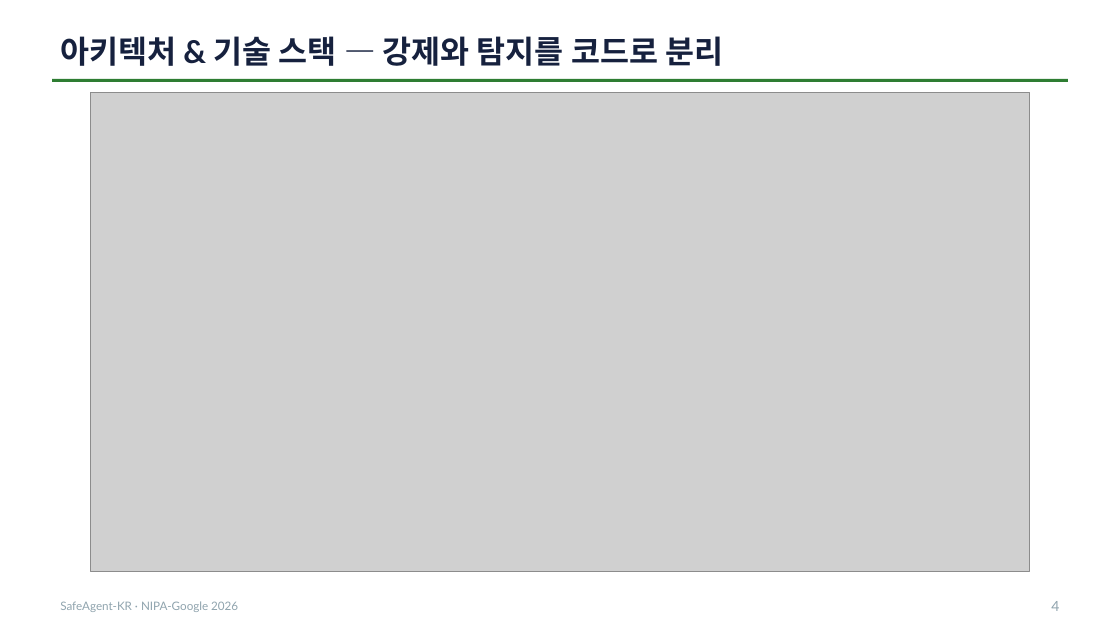
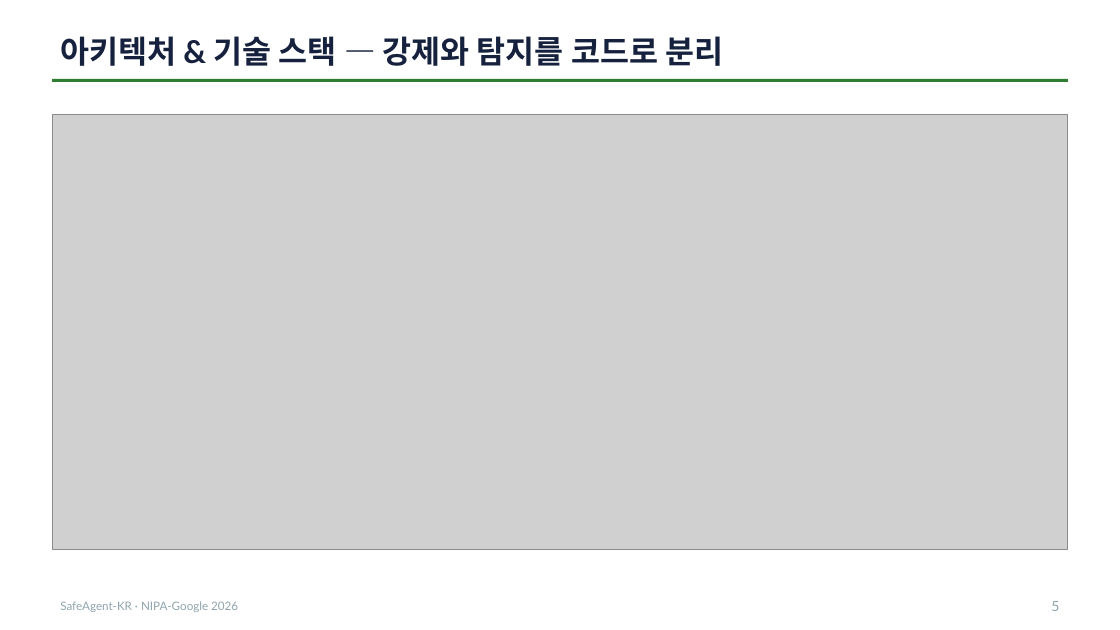
Before and after one commit to seok-hee97/garim-guard, a slide deck: slide 5 of report/발표자료.pptx (slide 4 before the commit). Drawn at 1120x630 pixels with LibreOffice and Linux fonts; fonts in the diff are those of the drawing; grey boxes stand for pictures. Boxes give left, top, right and bottom in pixels: in the first picture for what was removed or moved away, otherwise in the second. Text is boxed around its words. In the diff, an @@ line names an element or a change of style, - is before the commit and + after.

```diff
--- a/report/발표자료.pptx
+++ b/report/발표자료.pptx
@@ picture: place and size @@
-picture at box(90, 92, 1030, 571)
+picture at box(52, 114, 1068, 549)
@@ text at box(1051, 601, 1059, 611): text changed @@
-4
+5
```
Also in this commit, not shown: 12 other slides changed, 4 slides added, 7 other files.
